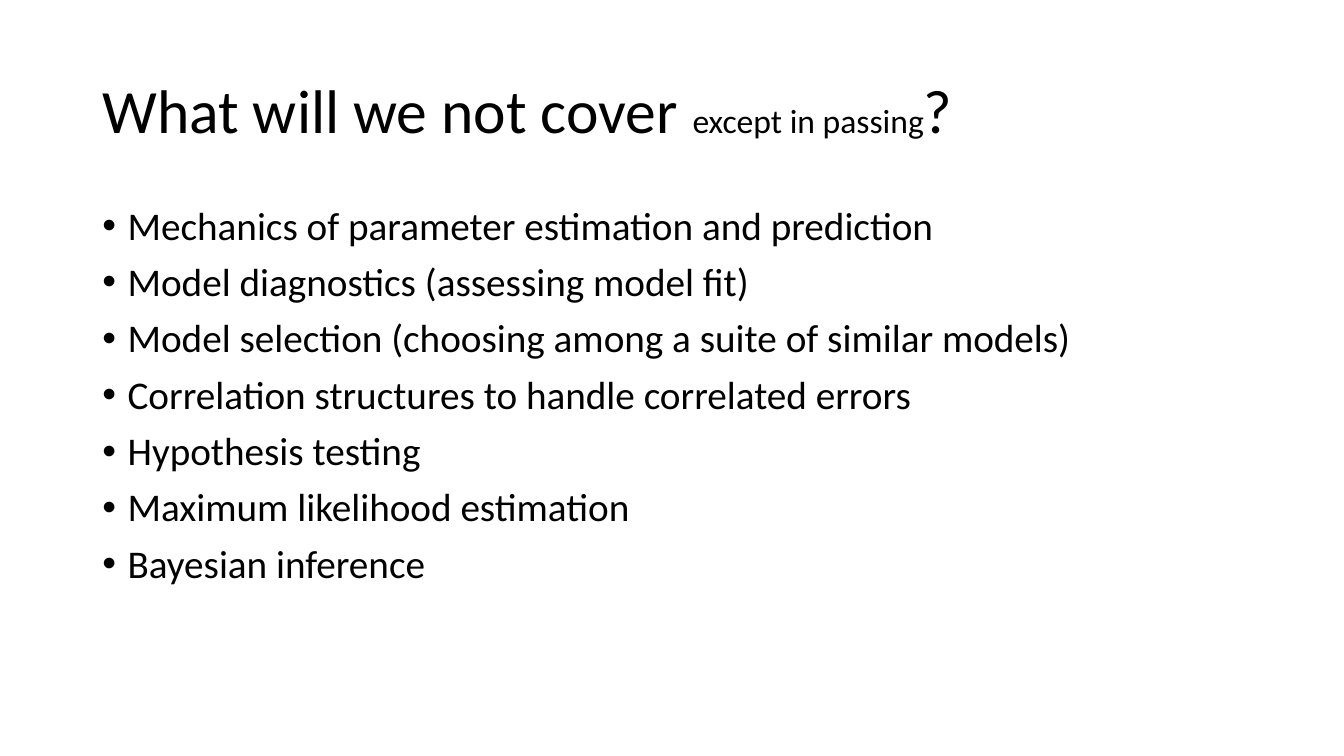
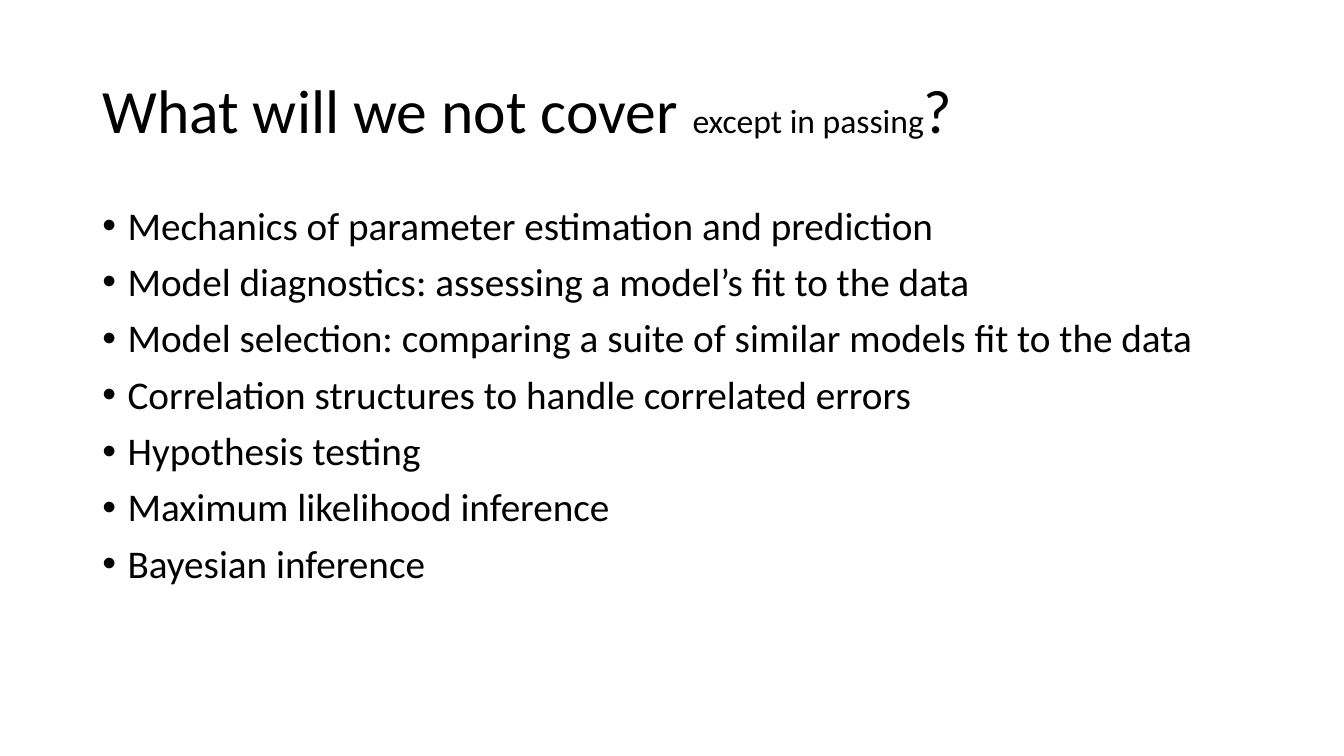
Before and after one commit to ELaBrecque-MMC/RegressionModelOverview, a slide deck: slide 3 of Notes/RegressionModelOverview.pptx. Drawn at 1344x756 pixels with LibreOffice and Linux fonts; fonts in the diff are those of the drawing. Boxes give left, top, right and bottom in pixels: in the first picture for what was removed or moved away, otherwise in the second. Text is boxed around its words. In the diff, an @@ line names an element or a change of style, - is before the commit and + after.

```diff
--- a/Notes/RegressionModelOverview.pptx
+++ b/Notes/RegressionModelOverview.pptx
@@ text at (128,268,1191,359): text changed @@
-• Model diagnostics (assessing model fit)
-• Model selection (choosing among a suite of similar models)
+• Model diagnostics: assessing a model’s fit to the data
+• Model selection: comparing a suite of similar models fit to the data
@@ text at (128,493,610,522): text changed @@
-• Maximum likelihood estimation
+• Maximum likelihood inference
```
Also in this commit, not shown: 4 other slides changed.
